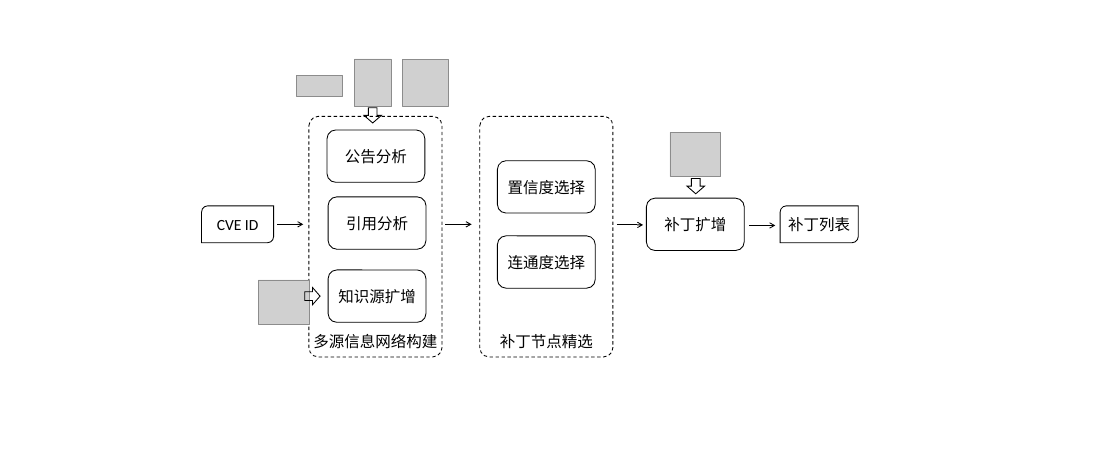
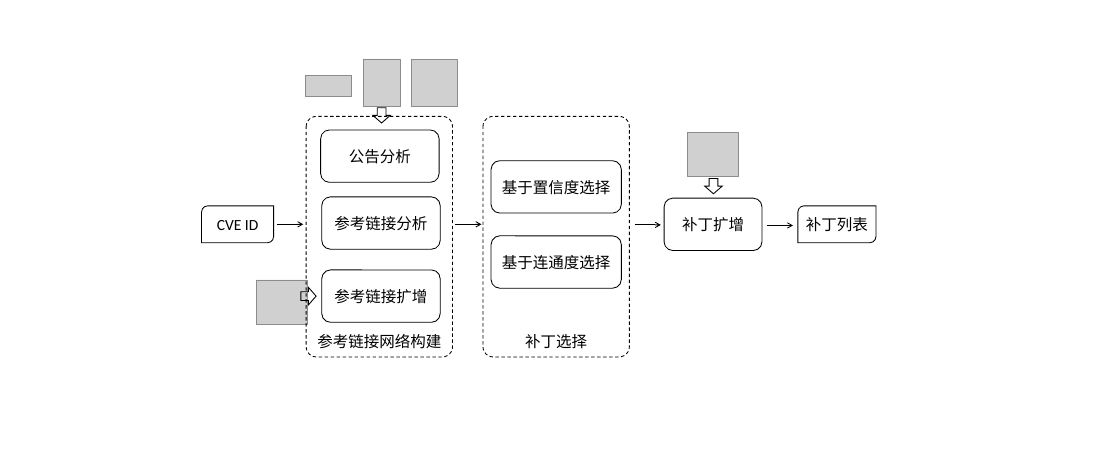
Before and after one commit to CongyingXU/MasterThesis, a slide deck: slide 4 of fig/overview.pptx (slide 3 before the commit). Drawn at 1120x465 pixels with LibreOffice and Linux fonts; fonts in the diff are those of the drawing; grey boxes stand for pictures. Boxes give left, top, right and bottom in pixels: in the first picture for what was removed or moved away, otherwise in the second. Text is boxed around its words. In the diff, an @@ line names an element or a change of style, - is before the commit and + after.

```diff
--- a/fig/overview.pptx
+++ b/fig/overview.pptx
@@ rounded rectangle: place and size @@
-rounded rectangle at bbox=[309, 117, 442, 357]
+rounded rectangle at bbox=[306, 117, 453, 357]
@@ rounded rectangle: place and size @@
-rounded rectangle at bbox=[480, 117, 613, 357]
+rounded rectangle at bbox=[483, 117, 629, 357]
@@ rounded rectangle "公告分析": place and size @@
-rounded rectangle "公告分析" at bbox=[327, 130, 425, 182]
+rounded rectangle "公告分析" at bbox=[321, 130, 439, 182]
@@ rounded rectangle "基于置信度选择": place and size @@
-rounded rectangle "基于置信度选择" at bbox=[497, 161, 595, 213]
+rounded rectangle "基于置信度选择" at bbox=[491, 161, 621, 213]
@@ down arrow: place and size @@
-down arrow at bbox=[687, 179, 704, 194]
+down arrow at bbox=[704, 179, 722, 194]
@@ rounded rectangle "参考链接分析": place and size @@
-rounded rectangle "参考链接分析" at bbox=[328, 197, 426, 249]
+rounded rectangle "参考链接分析" at bbox=[322, 197, 440, 249]
@@ text in rounded rectangle at bbox=[502, 180, 611, 195]: text changed @@
-置信度选择
+基于置信度选择
@@ text in rounded rectangle at bbox=[334, 216, 427, 231]: text changed @@
-引用分析
+参考链接分析
@@ 3 pictures, 1 down arrow, 1 arrow: place and size @@
-3 pictures, 1 down arrow, 1 arrow at bbox=[296, 59, 471, 224]
+3 pictures, 1 down arrow, 1 arrow at bbox=[305, 59, 481, 224]
@@ rounded rectangle "基于连通度选择": place and size @@
-rounded rectangle "基于连通度选择" at bbox=[497, 236, 595, 288]
+rounded rectangle "基于连通度选择" at bbox=[491, 236, 621, 288]
@@ arrow moved from (617, 225) - (643, 225) to (634, 225) - (661, 225) @@
@@ 1 picture, 1 round diag rect, 1 rounded rectangle, 1 arrow: place and size @@
-1 picture, 1 round diag rect, 1 rounded rectangle, 1 arrow at bbox=[646, 133, 858, 251]
+1 picture, 1 round diag rect, 1 rounded rectangle, 1 arrow at bbox=[664, 133, 876, 251]
@@ text in rounded rectangle at bbox=[502, 255, 611, 270]: text changed @@
-连通度选择
+基于连通度选择
@@ down arrow: place and size @@
-down arrow at bbox=[305, 287, 320, 305]
+down arrow at bbox=[300, 287, 316, 305]
@@ rounded rectangle "参考链接扩增": place and size @@
-rounded rectangle "参考链接扩增" at bbox=[328, 270, 426, 322]
+rounded rectangle "参考链接扩增" at bbox=[322, 270, 440, 322]
@@ text in rounded rectangle at bbox=[334, 289, 427, 304]: text changed @@
-知识源扩增
+参考链接扩增
@@ text at bbox=[317, 334, 441, 349]: text changed @@
-多源信息网络构建
+参考链接网络构建
@@ text at bbox=[525, 334, 587, 349]: text changed @@
-补丁节点精选
+补丁选择
```
Also in this commit, not shown: 1 slide added, 1 other file.
